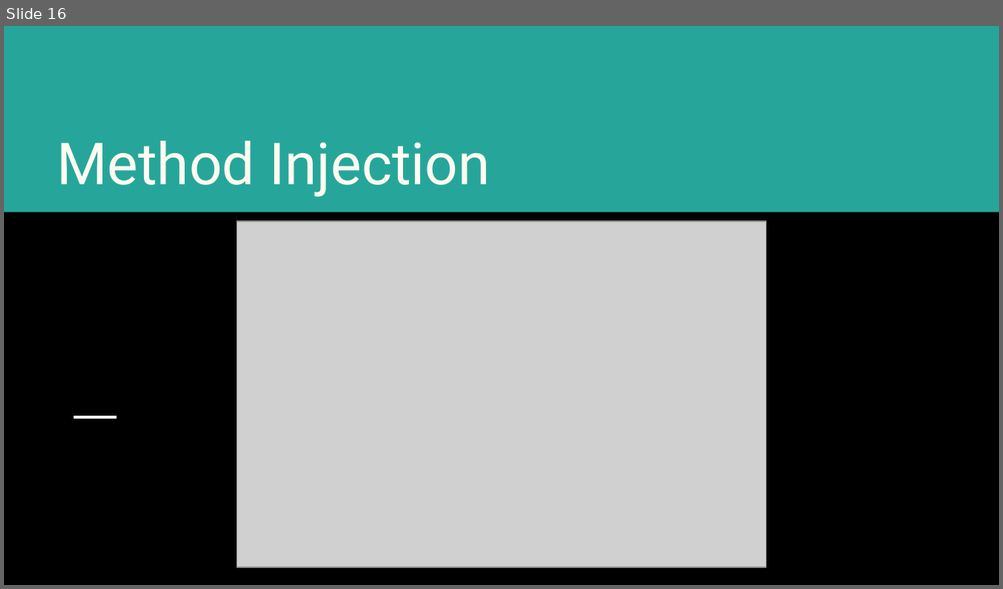
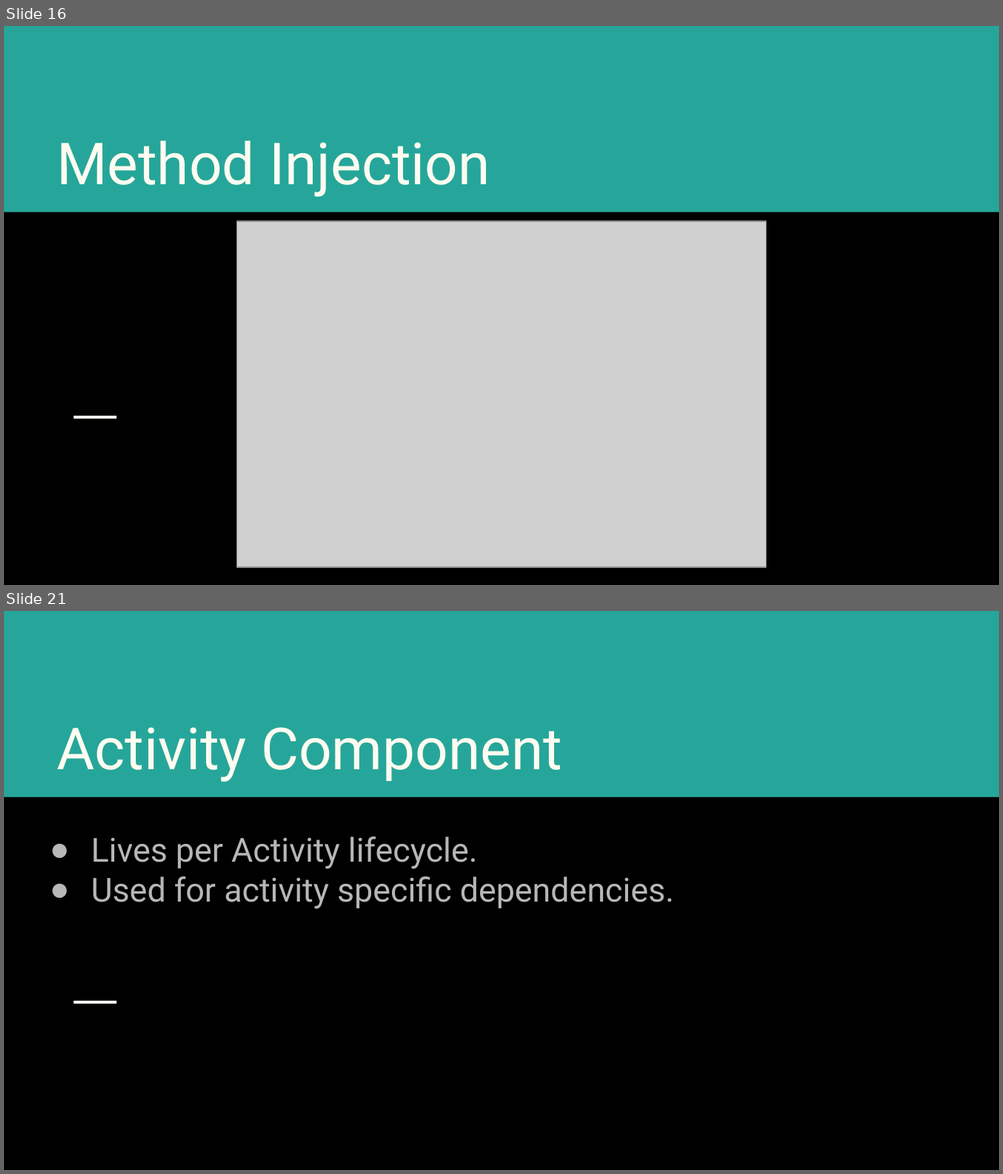
Before and after one commit to shamim-emon/hilt-session, a slide deck: Hilt-session-1.pptx. Shown one above the other, each under a label of ours: slide 16 before the commit, slides 16 and 21 after it; the slides between them are not shown. The pictures are 1003x589 and 1003x1174 pixels, drawn with LibreOffice and Linux fonts; fonts in the diff are those of the drawing; grey boxes stand for pictures. Boxes give left, top, right and bottom in pixels: in the first picture for what was removed or moved away, otherwise in the second. Text is boxed around its words. In the diff, an @@ line names an element or a change of style, - is before the commit and + after.

```diff
--- a/Hilt-session-1.pptx
+++ b/Hilt-session-1.pptx
@@ slide 21 added at (4,611,999,1170), background #000000; not listed: 2 template elements that a slide beside it also shows @@
@@ title added at (57,727,562,782), 42 pt, text #FFFBF0 @@
+Activity Component
@@ subtitle added at (91,837,674,909), 24 pt, text #B7B7B7 @@
+● Lives per Activity lifecycle.
+● Used for activity specific dependencies.
```
Also in this commit, not shown: 1 slide changed, 10 other slides added, 1 other file.
